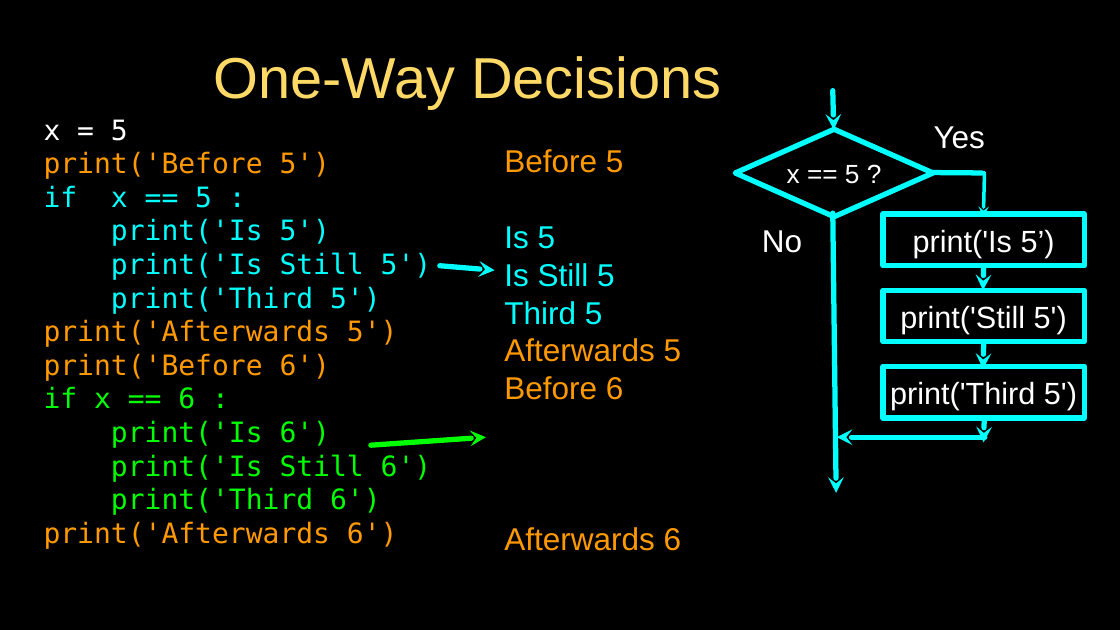
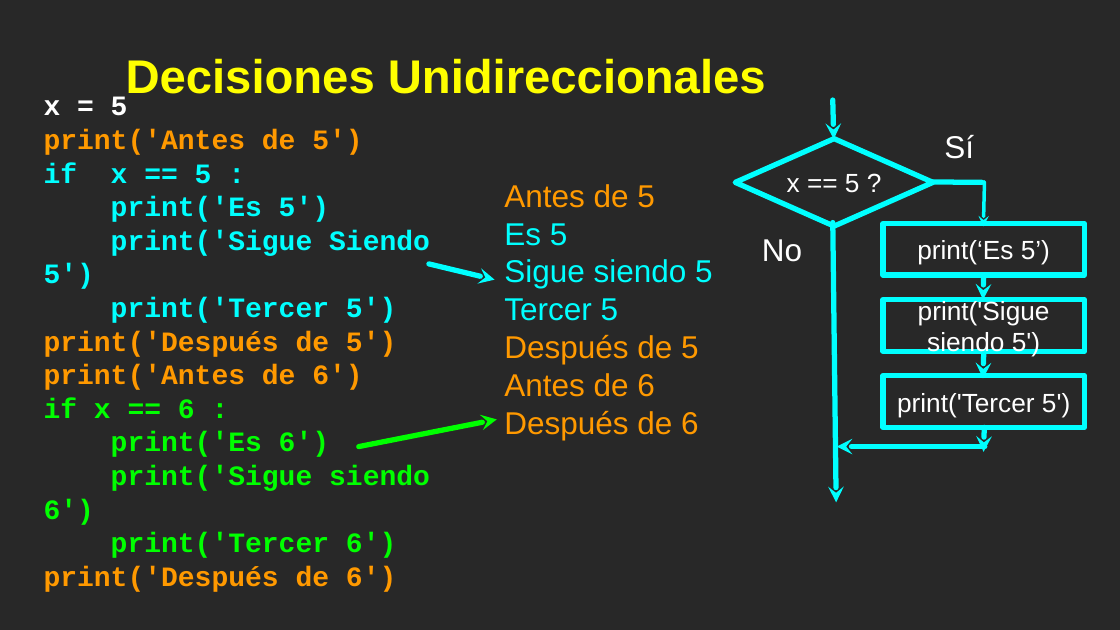
Before and after one commit to csev/py4e, a slide deck: slide 5 of lectures3/Pythonlearn-03-Conditional.pptx. Drawn at 1120x630 pixels with LibreOffice and Linux fonts; fonts in the diff are those of the drawing. Boxes give left, top, right and bottom in pixels: in the first picture for what was removed or moved away, otherwise in the second. Text is boxed around its words. In the diff, an @@ line names an element or a change of style, - is before the commit and + after.

```diff
--- a/lectures3/Pythonlearn-03-Conditional.pptx
+++ b/lectures3/Pythonlearn-03-Conditional.pptx
@@ background #000000 to #282828 @@
@@ title at [126, 58, 766, 94]: text changed; size 66 to 54 pt; text colour #FFD966 to #FFFF00; bold on @@
-One-Way Decisions
+Decisiones Unidireccionales
@@ text at [44, 96, 212, 419]: font DejaVu Sans Mono to Courier New, bold on in "x = 5", "if x == 5 :", "if x == 6 :" @@
@@ text at [44, 129, 362, 155]: text changed; font DejaVu Sans Mono to Courier New; bold on @@
-print('Before 5')
+print('Antes de 5')
@@ text at [944, 135, 974, 159]: text changed @@
-Yes
+Sí
@@ text at [44, 196, 430, 390]: text changed; font DejaVu Sans Mono to Courier New; bold on @@
-print('Is 5')
-print('Is Still 5')
-print('Third 5')
-print('Afterwards 5')
-print('Before 6')
+print('Es 5')
+print('Sigue Siendo 5')
+print('Tercer 5')
+print('Después de 5')
+print('Antes de 6')
@@ text at [504, 184, 713, 440]: text changed @@
-Before 5
-Is 5
-Is Still 5
-Third 5
-Afterwards 5
-Before 6
-Afterwards 6
+Antes de 5
+Es 5
+Sigue siendo 5
+Tercer 5
+Después de 5
+Antes de 6
+Después de 6
@@ arrow moved from (494, 270) - (440, 266) to (494, 280) - (429, 264) @@
@@ text in rectangle at [917, 240, 1050, 265]: text changed; size 35 to 30 pt @@
-print('Is 5’)
+print(‘Es 5’)
@@ 7 arrows, 3 rectangles, 2 texts, 1 diamond, 1 line: place and size @@
-7 arrows, 3 rectangles, 2 texts, 1 diamond, 1 line at [44, 91, 1084, 549]
+7 arrows, 3 rectangles, 2 texts, 1 diamond, 1 line at [44, 96, 1084, 592]
@@ text in rectangle at [918, 298, 1050, 357]: text changed; size 35 to 30 pt @@
-print('Still 5')
+print('Sigue siendo 5')
@@ text in rectangle at [897, 393, 1070, 417]: text changed; size 35 to 30 pt @@
-print('Third 5')
+print('Tercer 5')
@@ text at [44, 432, 430, 592]: text changed; font DejaVu Sans Mono to Courier New; bold on @@
-print('Is 6')
-print('Is Still 6')
-print('Third 6')
-print('Afterwards 6')
+print('Es 6')
+print('Sigue siendo 6')
+print('Tercer 6')
+print('Después de 6')
@@ arrow moved from (486, 437) - (371, 445) to (497, 420) - (358, 447) @@
@@ rectangle removed at [0, 576, 1120, 630] @@
```
Also in this commit, not shown: 18 other slides changed, 14 slides added, 14 slides removed, 4 other files.
